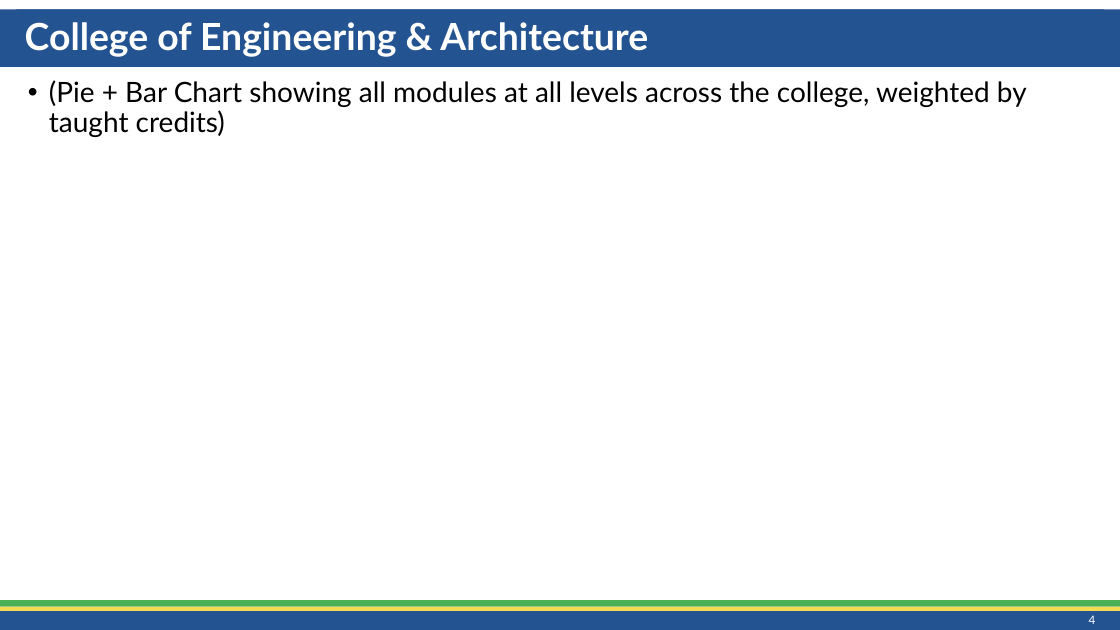
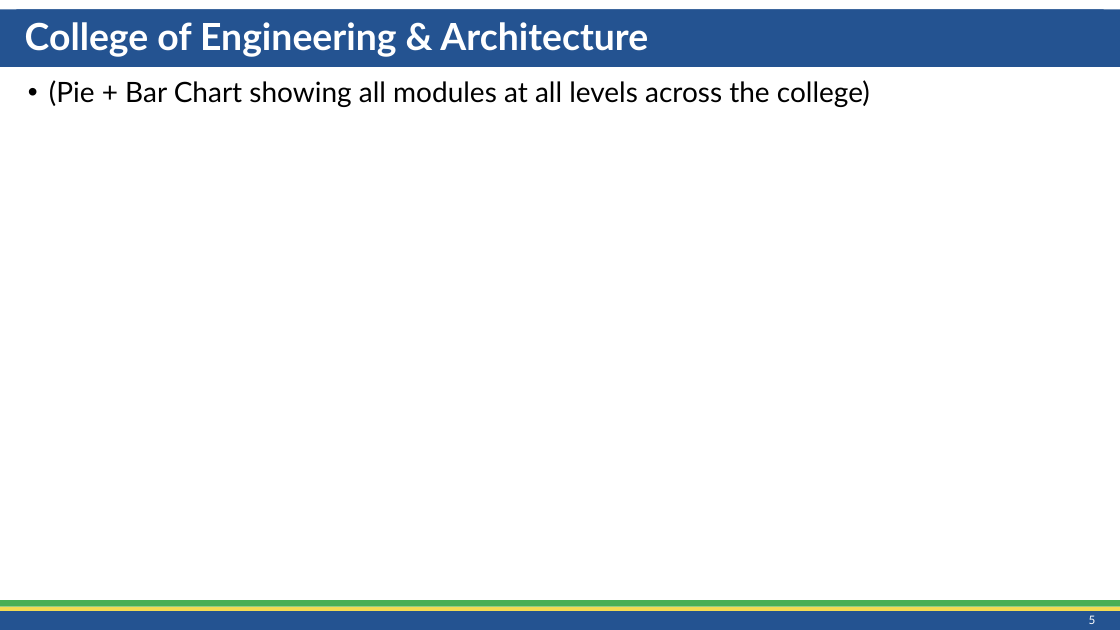
Before and after one commit to CathaloFaolain/ChatGPTAssessment, a slide deck: slide 5 of Slides/Schools Snapshot/AssessmentOverview_SEEE_202306.pptx (slide 4 before the commit). Drawn at 1120x630 pixels with LibreOffice and Linux fonts; fonts in the diff are those of the drawing. Boxes give left, top, right and bottom in pixels: in the first picture for what was removed or moved away, otherwise in the second. Text is boxed around its words. In the diff, an @@ line names an element or a change of style, - is before the commit and + after.

```diff
--- a/Slides/Schools Snapshot/AssessmentOverview_SEEE_202306.pptx
+++ b/Slides/Schools Snapshot/AssessmentOverview_SEEE_202306.pptx
@@ text at (49,80,870,107): text changed @@
-• (Pie + Bar Chart showing all modules at all levels across the college, weighted by taught credits)
+• (Pie + Bar Chart showing all modules at all levels across the college)
@@ page number at (1089,615,1096,624): text changed @@
-4
+5
```
Also in this commit, not shown: 1 other slide changed, 1 slide added.
